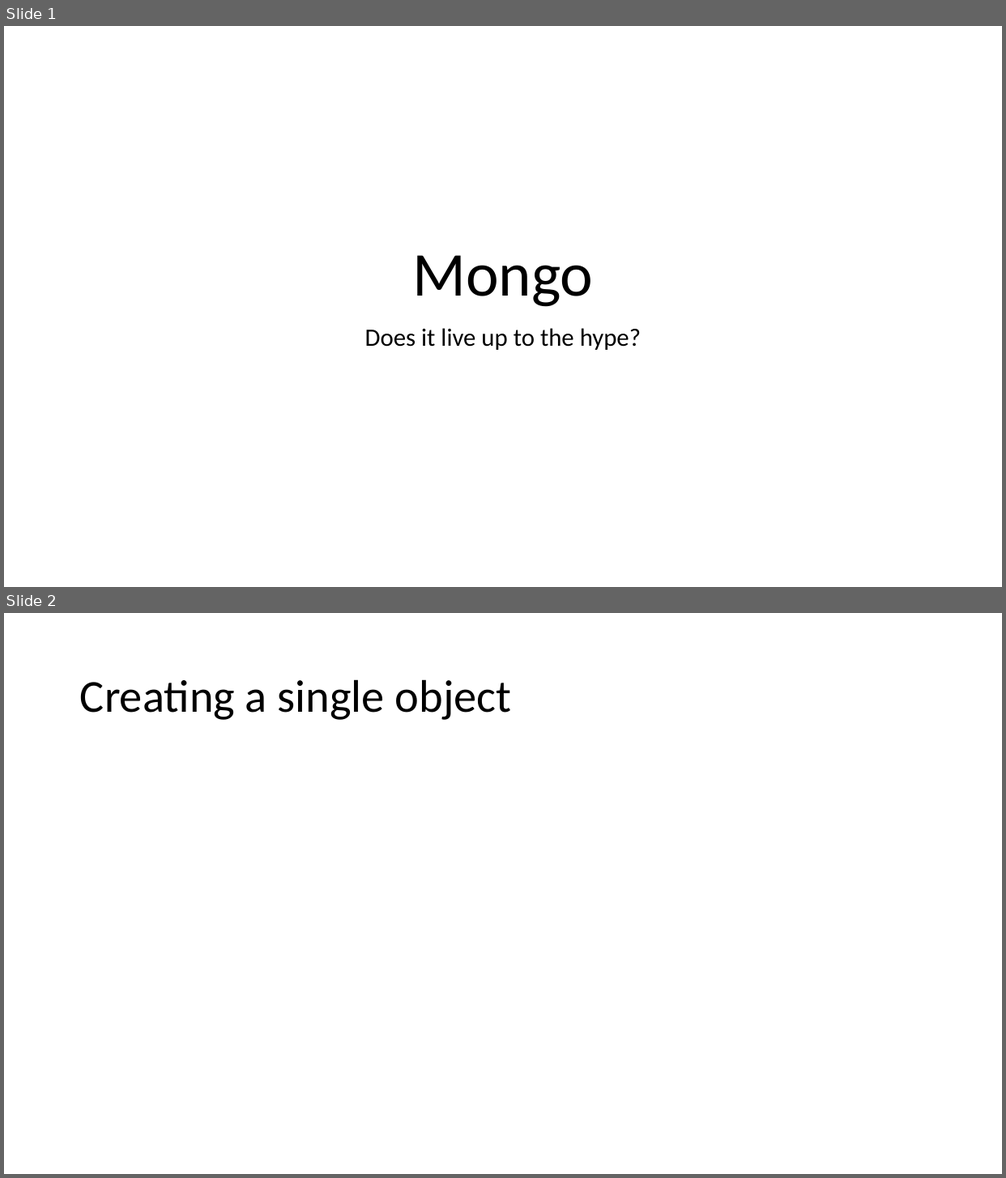
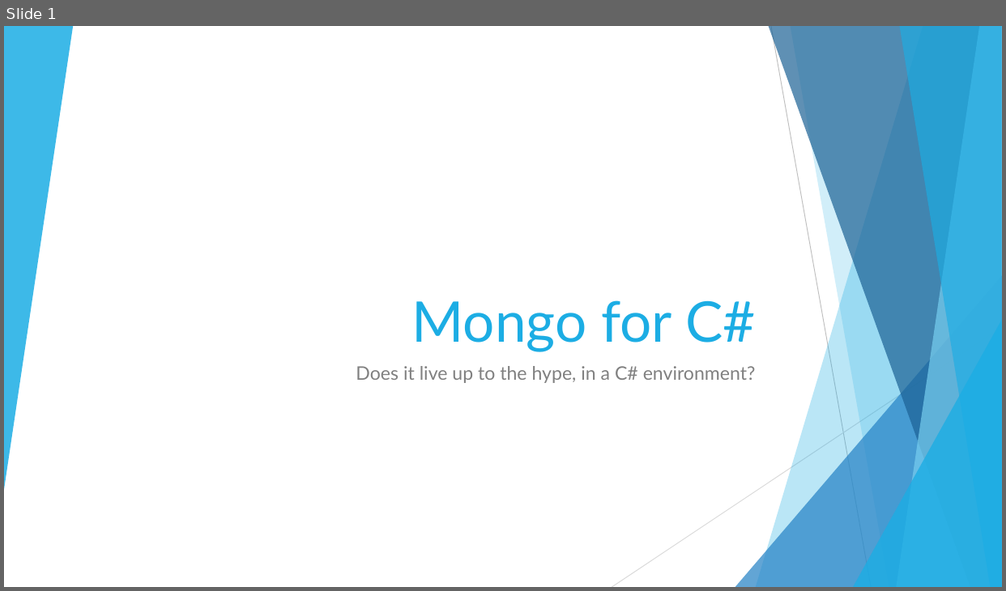
Before and after one commit to ffMathy/TurboPotato.Mongo, a slide deck: slides.pptx. Shown one above the other, each under a label of ours: slides 1 and 2 before the commit, slide 1 after it. The pictures are 1006x1178 and 1006x591 pixels, drawn with LibreOffice and Linux fonts; fonts in the diff are those of the drawing. Boxes give left, top, right and bottom in pixels: in the first picture for what was removed or moved away, otherwise in the second. Text is boxed around its words. In the diff, an @@ line names an element or a change of style, - is before the commit and + after.

```diff
--- a/slides.pptx
+++ b/slides.pptx
@@ slide 2 removed at (x1=4, y1=613, x2=1002, y2=1174), background #FFFFFF @@
@@ title removed at (x1=80, y1=679, x2=512, y2=720) @@
-Creating a single object
@@ slide 1 changed as well @@
@@ group added at (x1=4, y1=26, x2=1002, y2=587): 5 freeform shapes, 3 triangles, 2 lines @@
@@ title at (x1=412, y1=301, x2=755, y2=352): text changed; size 60 to 54 pt; font Calibri to Lato; text colour #000000 to #1CADE4 @@
-Mongo
+Mongo for C#
@@ subtitle at (x1=356, y1=366, x2=756, y2=383): text changed; size 24 to 18 pt; font Calibri to Lato; text colour #000000 to #808080 @@
-Does it live up to the hype?
+Does it live up to the hype, in a C# environment?
```
Also in this commit, not shown: 1 other slide changed, 8 slides added, 2 other slides removed, 5 other files.
